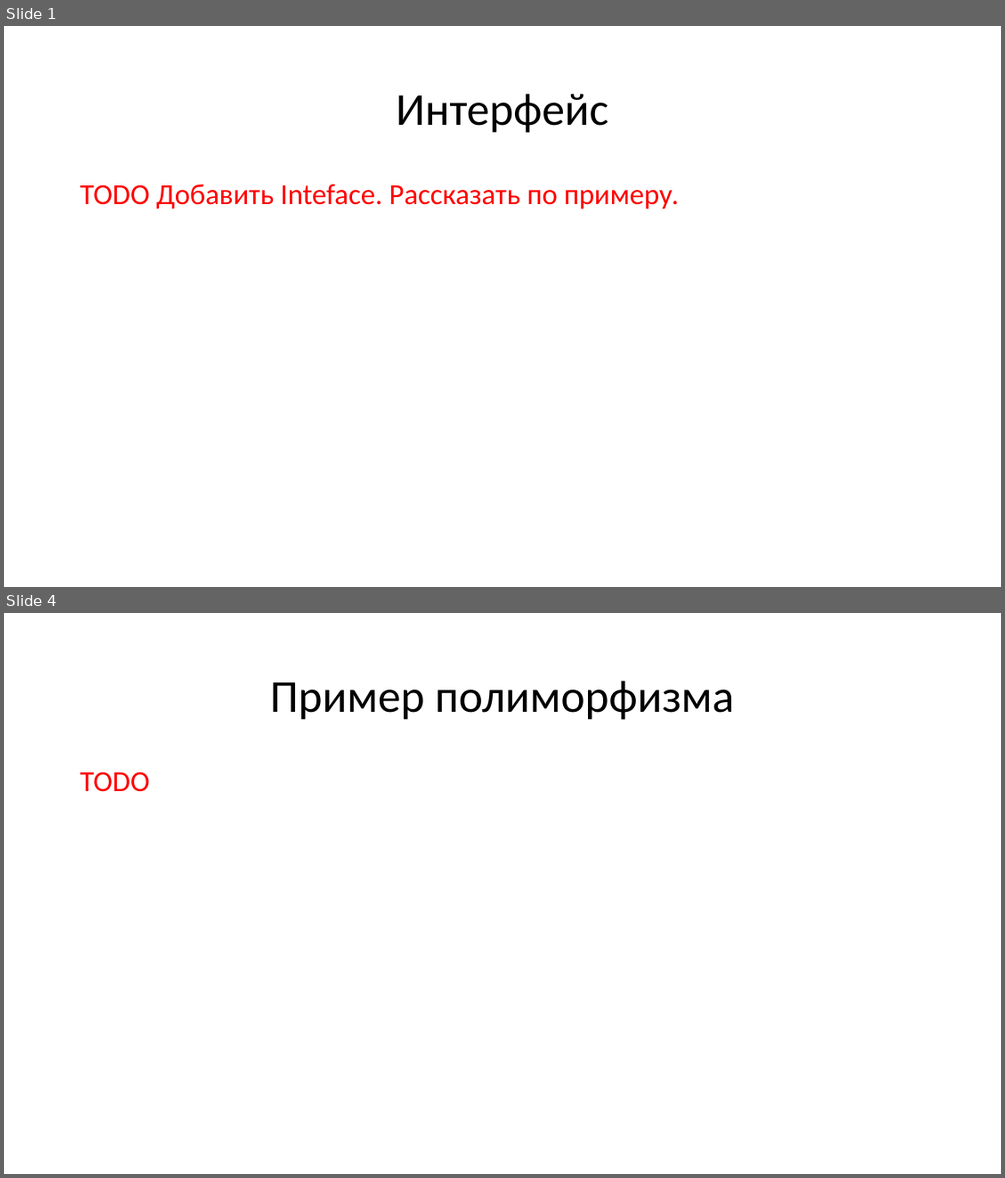
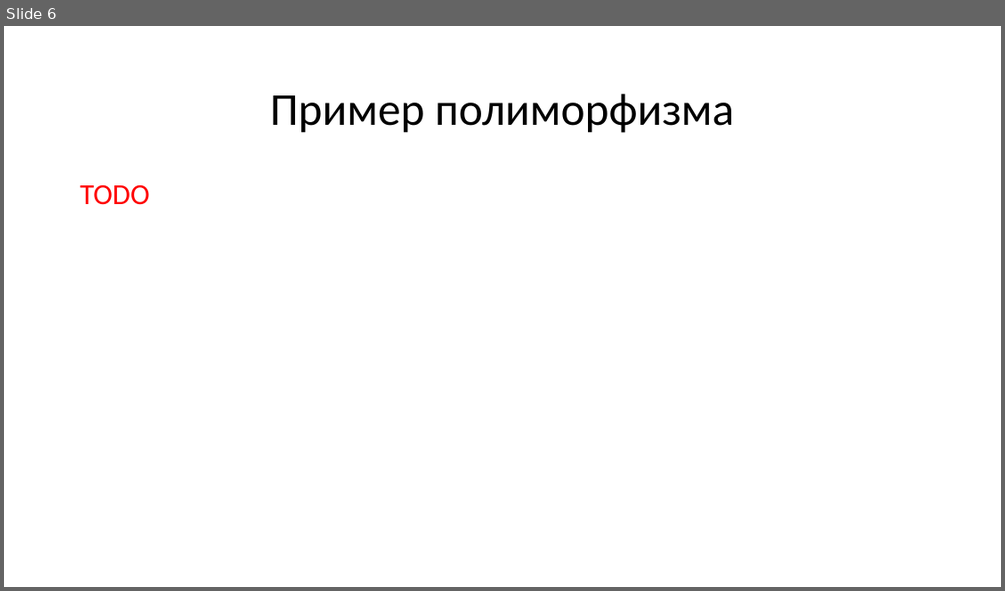
Before and after one commit to di-zhur/checkers, a slide deck: Java Core 2.pptx. Shown one above the other, each under a label of ours: slides 1 and 4 before the commit, slide 6 after it; the slides between them are not shown. The pictures are 1005x1178 and 1005x591 pixels, drawn with LibreOffice and Linux fonts; fonts in the diff are those of the drawing. Boxes give left, top, right and bottom in pixels: in the first picture for what was removed or moved away, otherwise in the second. Text is boxed around its words. In the diff, an @@ line names an element or a change of style, - is before the commit and + after.

```diff
--- a/Java Core 2.pptx
+++ b/Java Core 2.pptx
@@ slide 1 removed at [4,26,1001,587], background #FFFFFF @@
@@ title removed at [396,94,608,133] @@
-Интерфейс
@@ text removed at [80,184,679,209] @@
-TODO Добавить Inteface. Рассказать по примеру.
@@ what was slide 4 is now slide 6 @@
```
Also in this commit, not shown: 6 slides changed, 6 slides added, 6 other slides removed.
